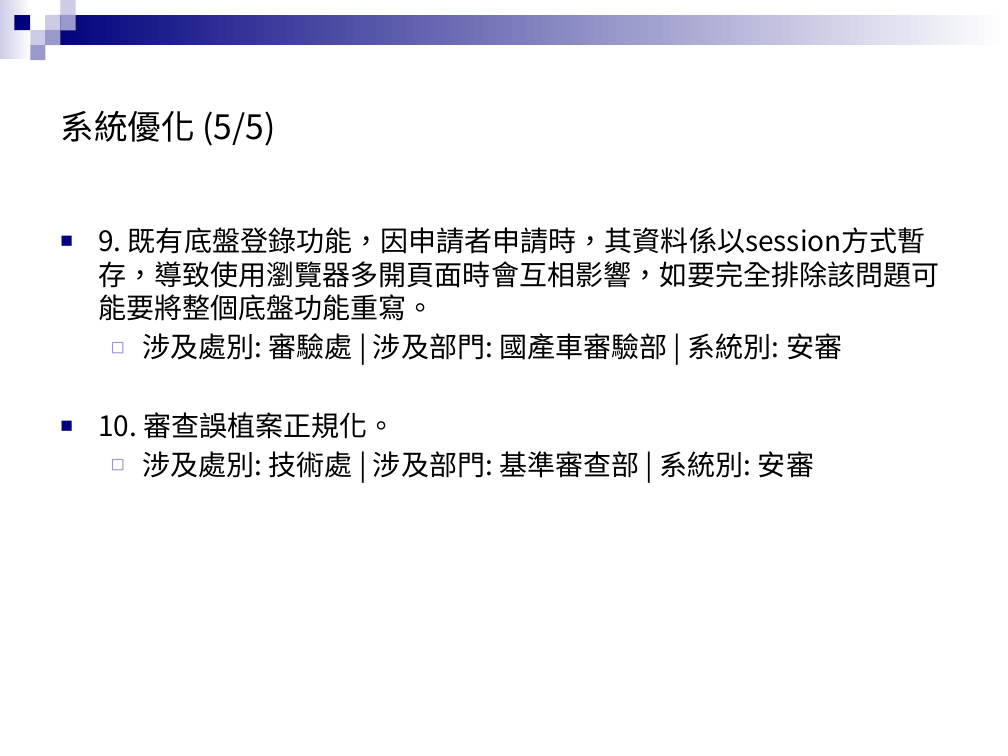
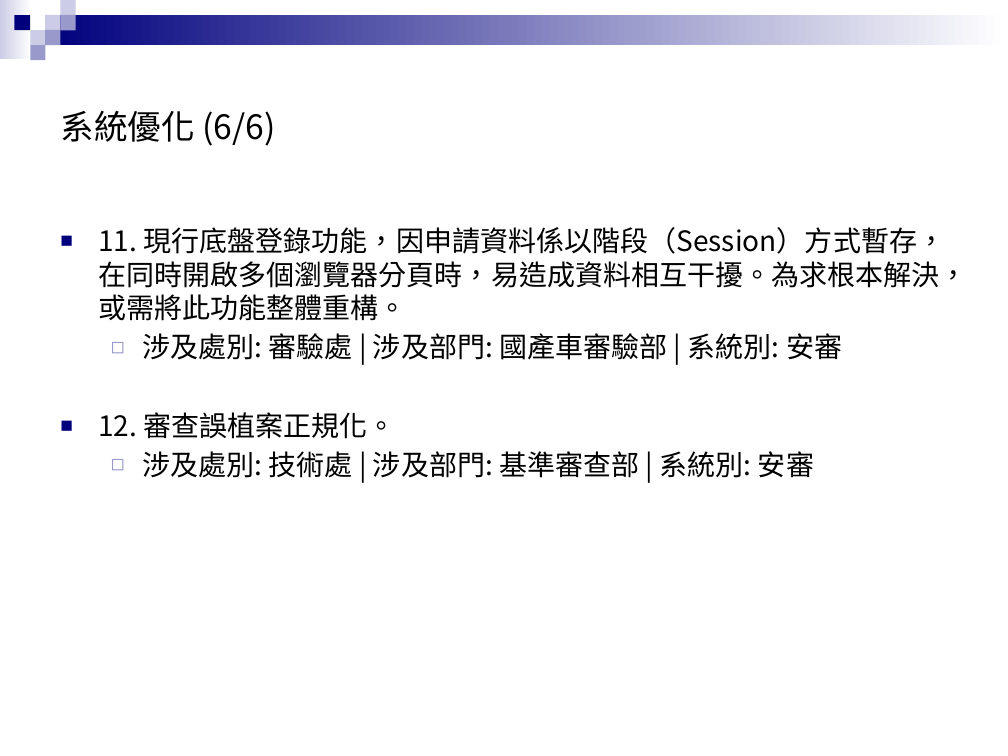
Before and after one commit to zx90316/202508-----, a slide deck: slide 14 of 系統交流會議題簡報.pptx (slide 9 before the commit). Drawn at 1008x756 pixels with LibreOffice and Linux fonts; fonts in the diff are those of the drawing; background and template pictures are left out. Boxes give left, top, right and bottom in pixels: in the first picture for what was removed or moved away, otherwise in the second. Text is boxed around its words. In the diff, an @@ line names an element or a change of style, - is before the commit and + after.

Commit message:
更新 ExcelToJsonPresentation 類別以排除「宣導」類別的議題，並新增目錄頁與議題動機頁。修正 JSON 檔案中的類別名稱與統計數據，並更新 requirements.txt 以包含 pywin32 套件。刪除不再使用的設定檔案 settings.local.json。

```diff
--- a/系統交流會議題簡報.pptx
+++ b/系統交流會議題簡報.pptx
@@ title at (60, 110, 275, 146): text changed @@
-系統優化 (5/5)
+系統優化 (6/6)
@@ text at (98, 227, 968, 321): text changed @@
-■ 9. 既有底盤登錄功能，因申請者申請時，其資料係以session方式暫存，導致使用瀏覽器多開頁面時會互相影響，如要完全排除該問題可能要將整個底盤功能重寫。
+■ 11. 現行底盤登錄功能，因申請資料係以階段（Session）方式暫存，在同時開啟多個瀏覽器分頁時，易造成資料相互干擾。為求根本解決，或需將此功能整體重構。
@@ text at (98, 412, 396, 439): text changed @@
-■ 10. 審查誤植案正規化。
+■ 12. 審查誤植案正規化。
```
Also in this commit, not shown: 22 other slides changed, 5 slides added, 6 other files.
